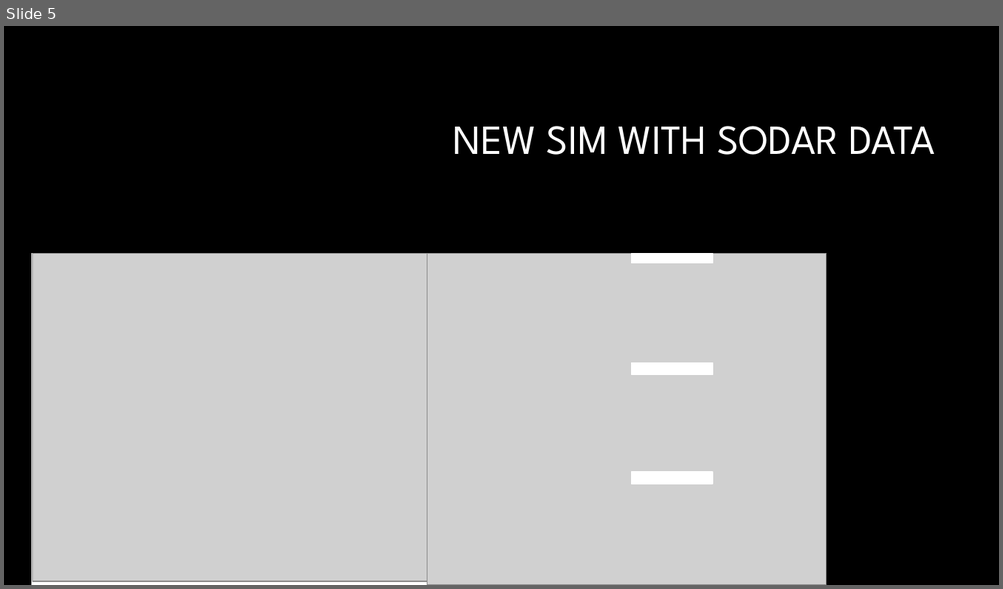
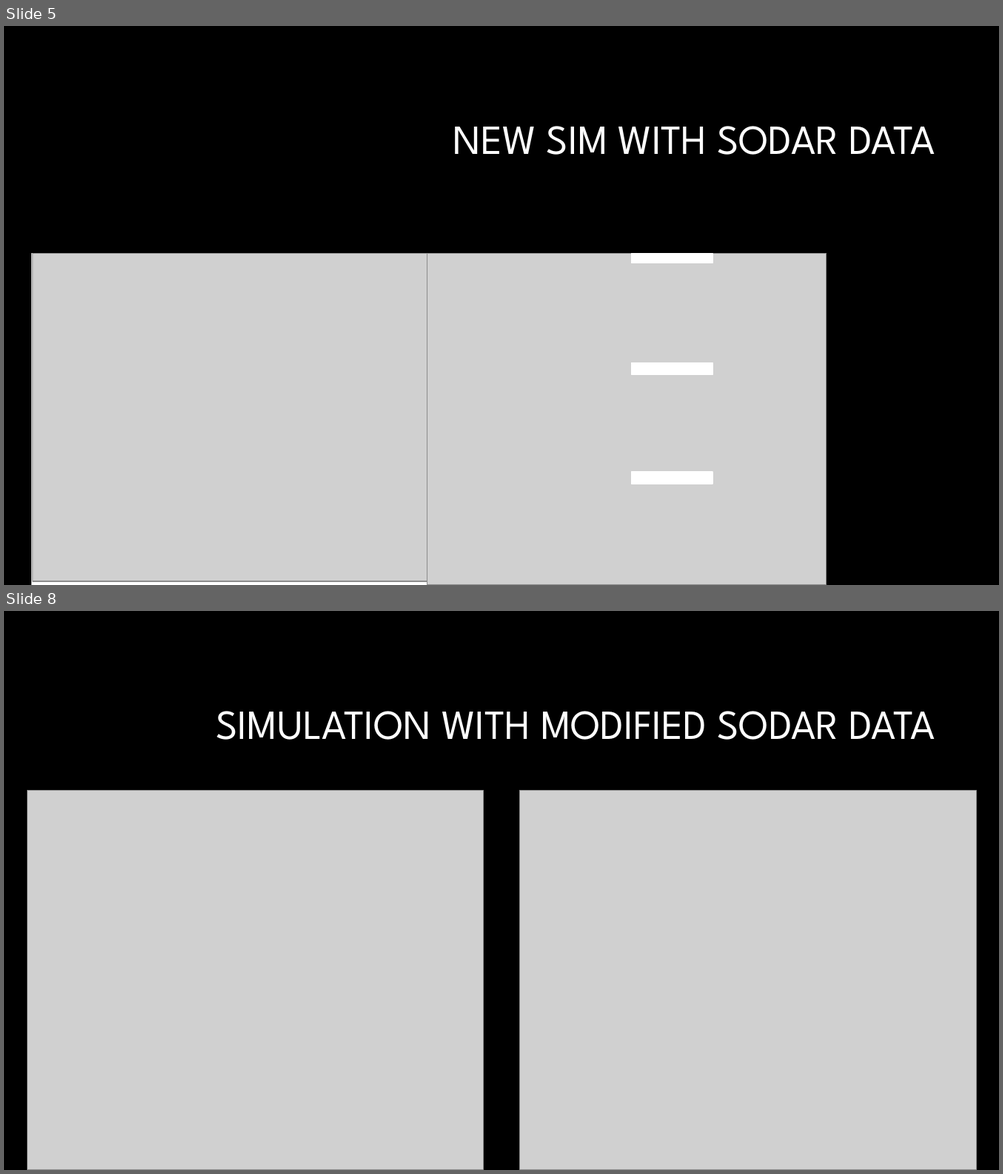
Before and after one commit to Jeremy-Benik/Meeting_Notes, a slide deck: weekly_meetings/09092022_Presentation.pptx. Shown one above the other, each under a label of ours: slide 5 before the commit, slides 5 and 8 after it; the slides between them are not shown. The pictures are 1003x589 and 1003x1174 pixels, drawn with LibreOffice and Linux fonts; fonts in the diff are those of the drawing; grey boxes stand for pictures; background and template pictures are left out. Boxes give left, top, right and bottom in pixels: in the first picture for what was removed or moved away, otherwise in the second. Text is boxed around its words. In the diff, an @@ line names an element or a change of style, - is before the commit and + after.

```diff
--- a/weekly_meetings/09092022_Presentation.pptx
+++ b/weekly_meetings/09092022_Presentation.pptx
@@ slide 8 added at (4, 611, 999, 1170), background #000000 @@
@@ title added at (216, 711, 935, 740), 40 pt, text #FFFFFF @@
+SIMULATION WITH MODIFIED SODAR DATA
@@ picture added at (27, 791, 483, 1170) @@
@@ picture added at (520, 791, 976, 1170) @@
```
Also in this commit, not shown: 1 slide changed, 2 other slides added.
